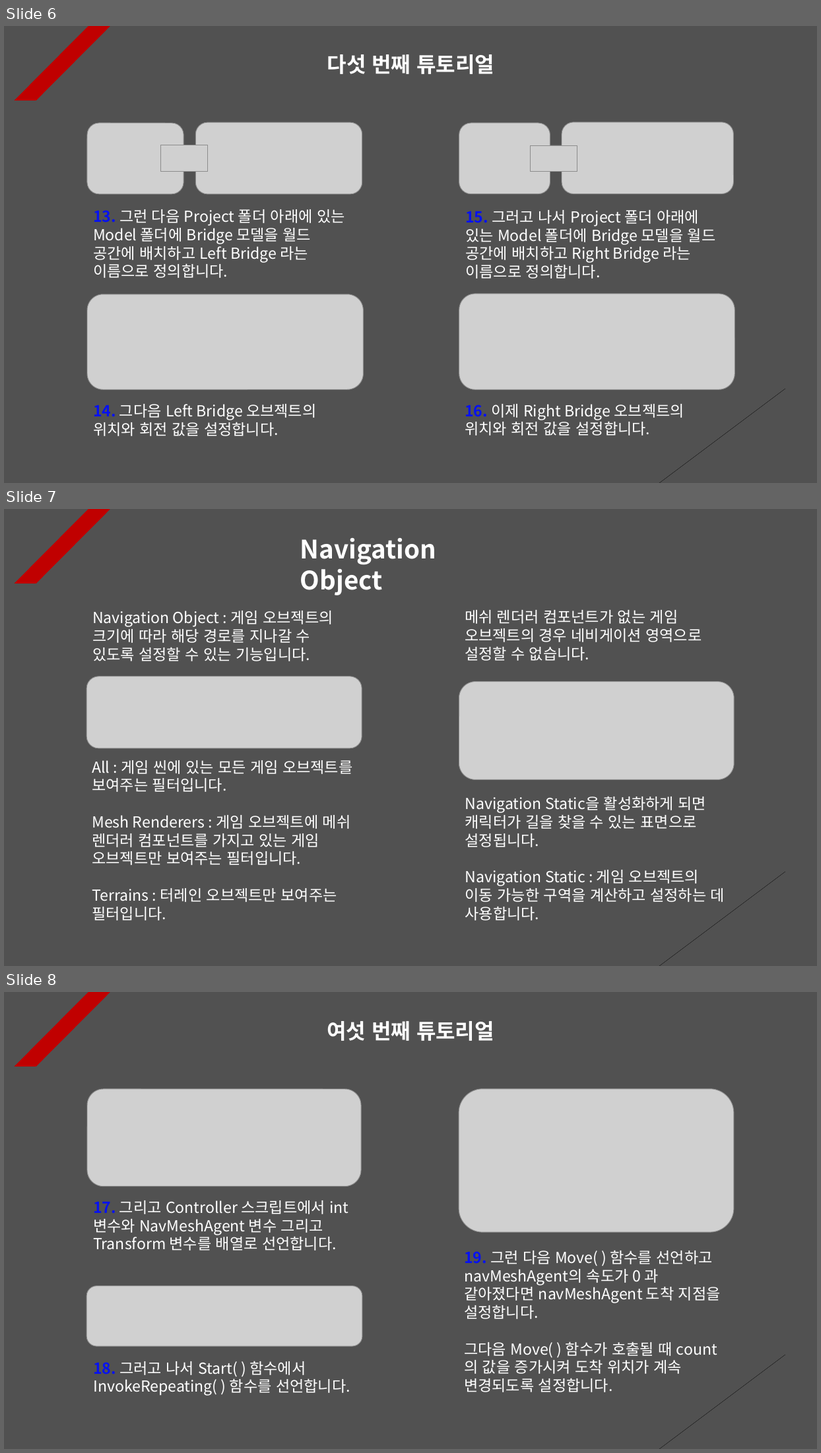
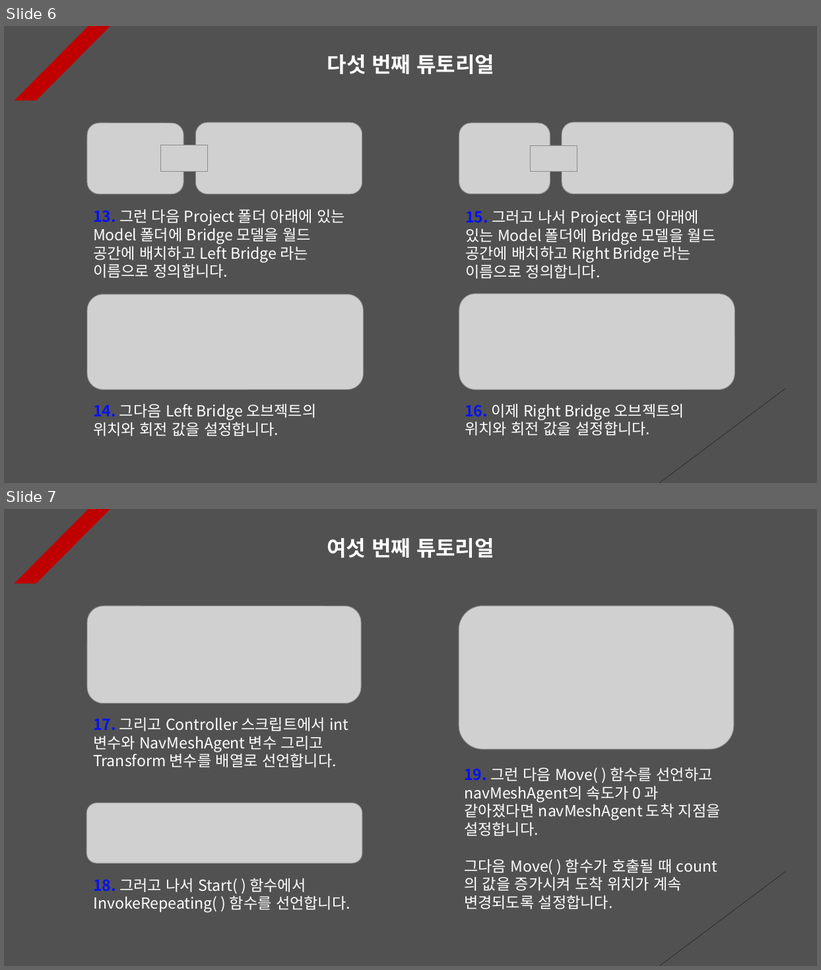
Before and after one commit to Unity2033/3D-UnityEngine, a slide deck: Assets/NavMesh Agent/PPT Data/NavMesh Agent Example.pptx. Shown one above the other, each under a label of ours: slides 6, 7 and 8 before the commit, slides 6 and 7 after it. The pictures are 821x1453 and 821x970 pixels, drawn with LibreOffice and Linux fonts; fonts in the diff are those of the drawing; grey boxes stand for pictures. Boxes give left, top, right and bottom in pixels: in the first picture for what was removed or moved away, otherwise in the second. Text is boxed around its words. In the diff, an @@ line names an element or a change of style, - is before the commit and + after.

```diff
--- a/Assets/NavMesh Agent/PPT Data/NavMesh Agent Example.pptx
+++ b/Assets/NavMesh Agent/PPT Data/NavMesh Agent Example.pptx
@@ slide 7 removed at [4,509,817,966], background #515151; not listed: 2 template elements that a slide beside it also shows @@
@@ text removed at [300,538,436,595] @@
-Navigation Object
@@ text removed at [92,611,333,661] @@
-Navigation Object : 게임 오브젝트의 크기에 따라 해당 경로를 지나갈 수 있도록 설정할 수 있는 기능입니다.
@@ text removed at [465,610,702,661] @@
-메쉬 렌더러 컴포넌트가 없는 게임 오브젝트의 경우 네비게이션 영역으로 설정할 수 없습니다.
@@ picture removed at [86,677,362,749] @@
@@ picture removed at [459,682,734,780] @@
@@ text removed at [92,760,352,921] @@
-All : 게임 씬에 있는 모든 게임 오브젝트를 보여주는 필터입니다.
-Mesh Renderers : 게임 오브젝트에 메쉬 렌더러 컴포넌트를 가지고 있는 게임 오브젝트만 보여주는 필터입니다.
-Terrains : 터레인 오브젝트만 보여주는 필터입니다.
@@ text removed at [465,796,725,921] @@
-Navigation Static을 활성화하게 되면 캐릭터가 길을 찾을 수 있는 표면으로 설정됩니다.
-Navigation Static : 게임 오브젝트의 이동 가능한 구역을 계산하고 설정하는 데 사용합니다.
@@ what was slide 8 is now slide 7 @@
```
Also in this commit, not shown: 2 slides changed, 11 other files.
